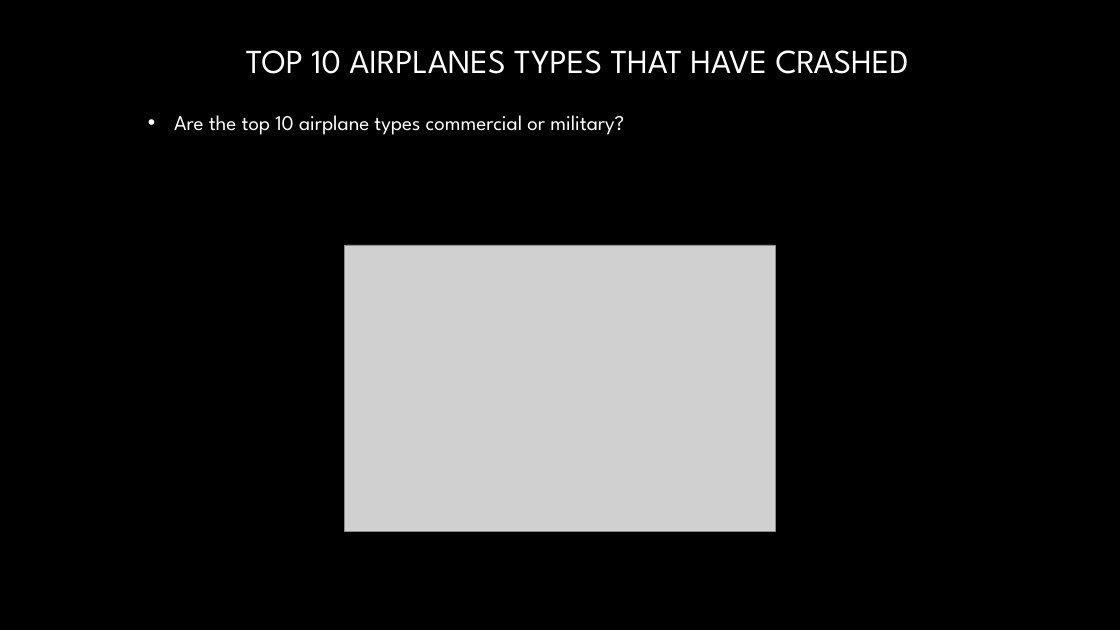
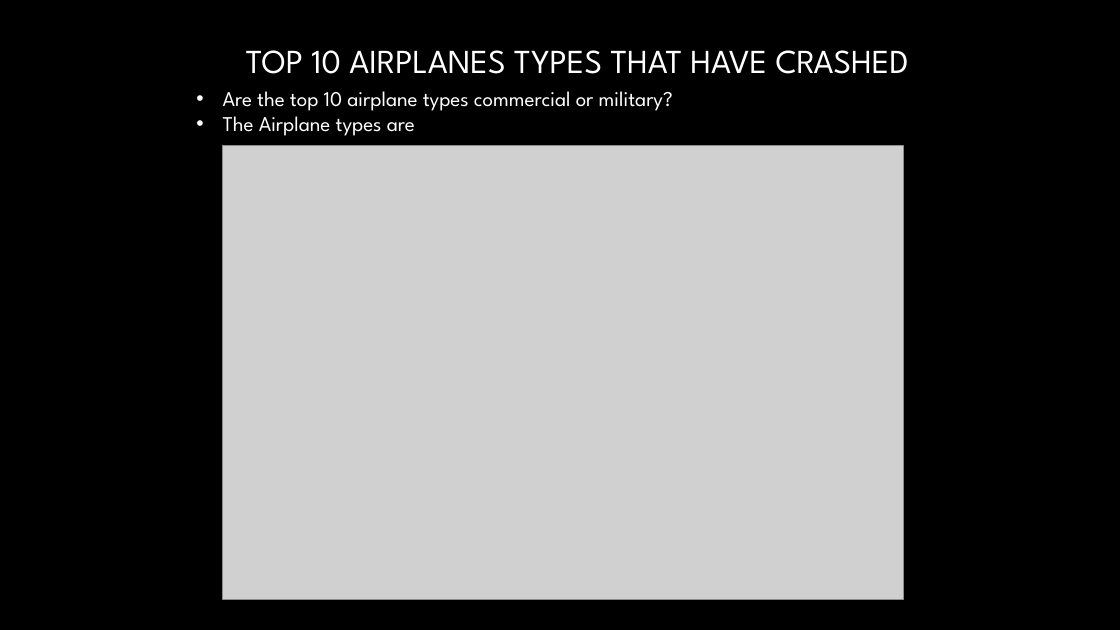
Before and after one commit to LauraJ3053/Project_01, a slide deck: slide 4 of Airplane_Crashes/Project 1 Presentation.pptx (slide 6 before the commit). Drawn at 1120x630 pixels with LibreOffice and Linux fonts; fonts in the diff are those of the drawing; grey boxes stand for pictures; background and template pictures are left out. Boxes give left, top, right and bottom in pixels: in the first picture for what was removed or moved away, otherwise in the second. Text is boxed around its words. In the diff, an @@ line names an element or a change of style, - is before the commit and + after.

```diff
--- a/Airplane_Crashes/Project 1 Presentation.pptx
+++ b/Airplane_Crashes/Project 1 Presentation.pptx
@@ text "Are the top 10 airplane ...": place and size @@
-text "Are the top 10 airplane ..." at <box>174,115,624,135</box>
+text "Are the top 10 airplane ..." at <box>223,91,673,136</box>
@@ text at <box>223,116,415,136</box>: paragraph added @@
+• The Airplane types are
@@ picture: place and size @@
-picture at <box>344,245,775,533</box>
+picture at <box>223,145,903,599</box>
```
Also in this commit, not shown: 5 other slides changed, 3 slides added, 8 other files.
